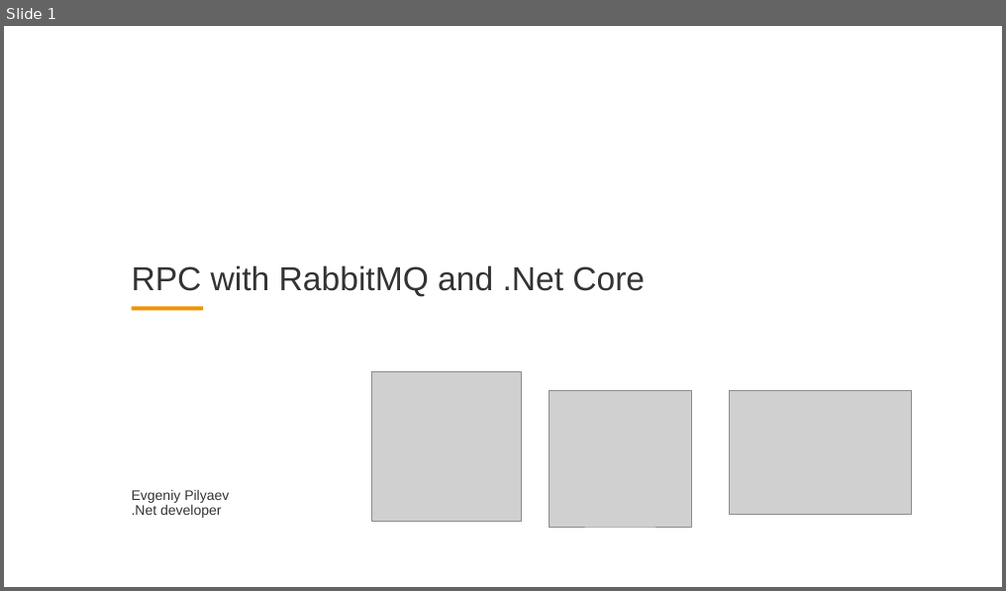
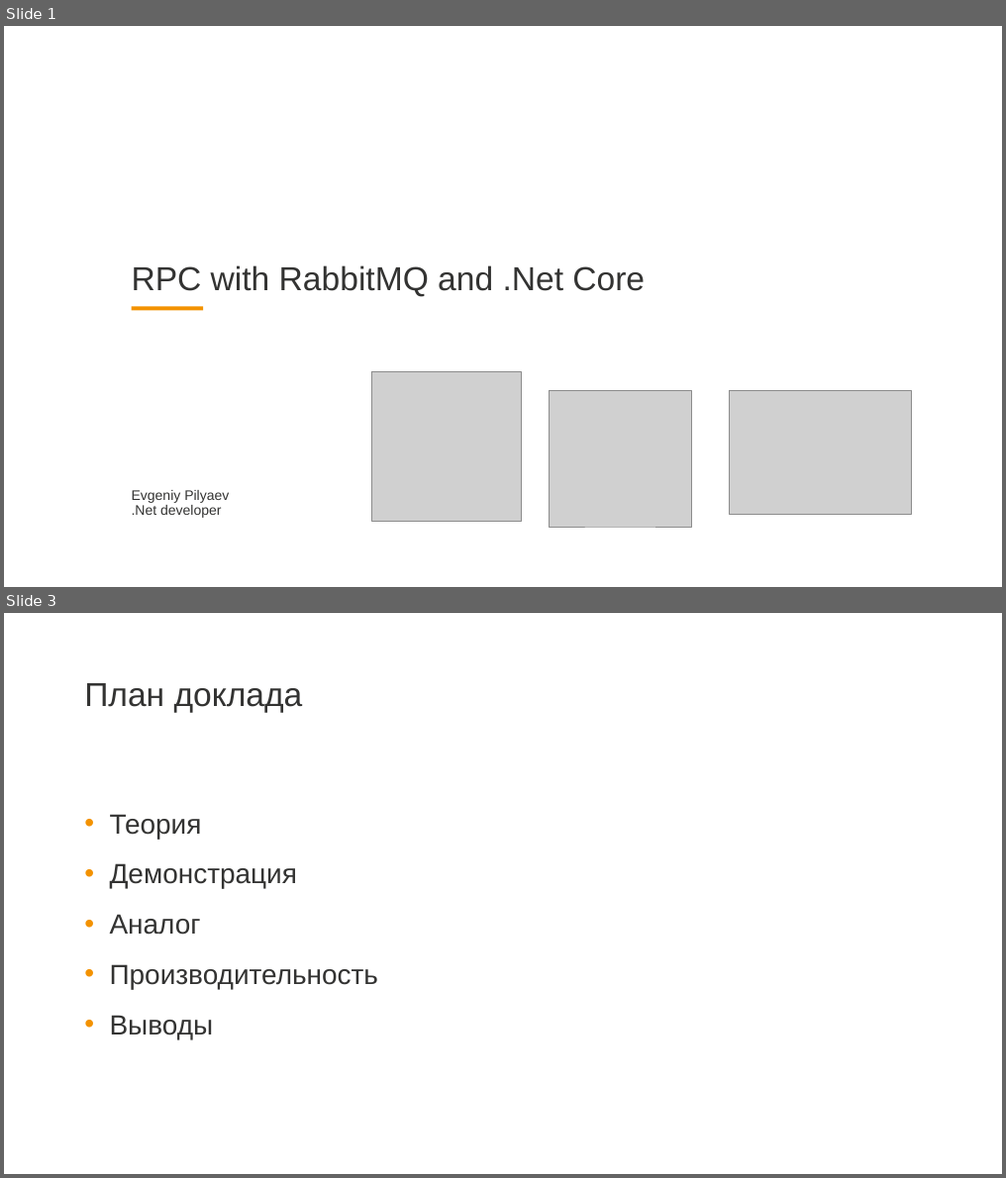
Before and after one commit to EPilyaev/RabbitMQNetCore, a slide deck: RMQ_RPC.pptm. Shown one above the other, each under a label of ours: slide 1 before the commit, slides 1 and 3 after it; the slides between them are not shown. The pictures are 1006x591 and 1006x1178 pixels, drawn with LibreOffice and Linux fonts; fonts in the diff are those of the drawing; grey boxes stand for pictures; background and template pictures are left out. Boxes give left, top, right and bottom in pixels: in the first picture for what was removed or moved away, otherwise in the second. Text is boxed around its words. In the diff, an @@ line names an element or a change of style, - is before the commit and + after.

```diff
--- a/RMQ_RPC.pptm
+++ b/RMQ_RPC.pptm
@@ slide 3 added at <box>4,613,1002,1174</box>, background #FFFFFF @@
@@ title added at <box>84,683,303,712</box>, 48 pt, text #333332 @@
+План доклада
@@ text added at <box>110,814,378,1040</box>, 40 pt, text #333332 @@
+• Теория
+• Демонстрация
+• Аналог
+• Производительность
+• Выводы
```
Also in this commit, not shown: 1 slide changed, 7 other slides added.
